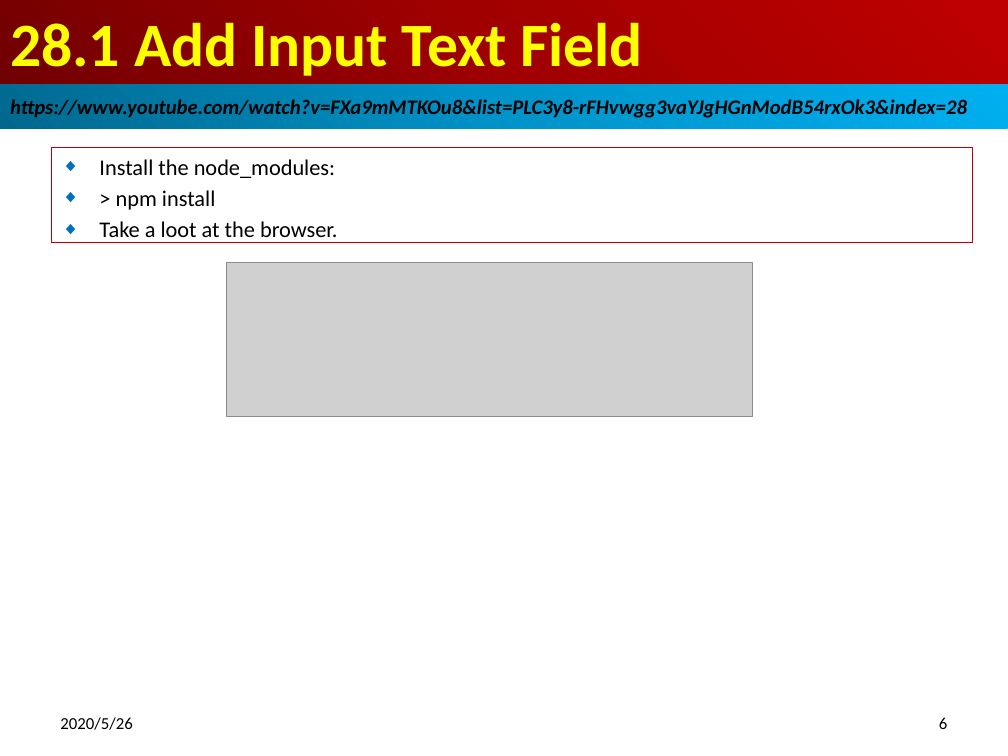
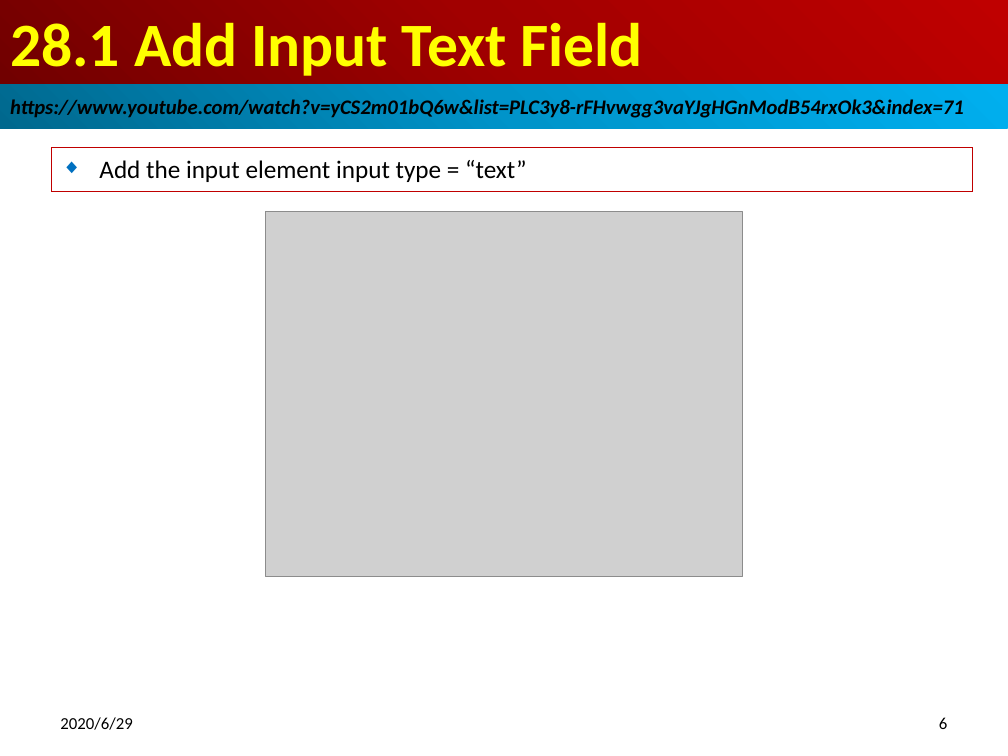
Before and after one commit to peterhchen/800-React-Hook, a slide deck: slide 6 of 28_Refs.pptx. Drawn at 1008x756 pixels with LibreOffice and Linux fonts; fonts in the diff are those of the drawing; grey boxes stand for pictures. Boxes give left, top, right and bottom in pixels: in the first picture for what was removed or moved away, otherwise in the second. Text is boxed around its words. In the diff, an @@ line names an element or a change of style, - is before the commit and + after.

```diff
--- a/28_Refs.pptx
+++ b/28_Refs.pptx
@@ text in rectangle at (10, 97, 964, 120): text changed @@
-https://www.youtube.com/watch?v=FXa9mMTKOu8&list=PLC3y8-rFHvwgg3vaYJgHGnModB54rxOk3&index=28
+https://www.youtube.com/watch?v=yCS2m01bQ6w&list=PLC3y8-rFHvwgg3vaYJgHGnModB54rxOk3&index=71
@@ subtitle "Add the input element input ...": place and size @@
-subtitle "Add the input element input ..." at (51, 148, 972, 243)
+subtitle "Add the input element input ..." at (51, 148, 972, 193)
@@ subtitle at (99, 160, 527, 182): text changed; size 16 to 18 pt @@
-◆ Install the node_modules:
-◆ > npm install
-◆ Take a loot at the browser.
+◆ Add the input element input type = “text”
@@ picture: place and size @@
-picture at (226, 263, 752, 417)
+picture at (266, 212, 743, 577)
@@ text at (60, 717, 132, 730): text changed @@
-2020/5/26
+2020/6/29
```
Also in this commit, not shown: 15 other slides changed, 5 slides added, 6 slides removed.
